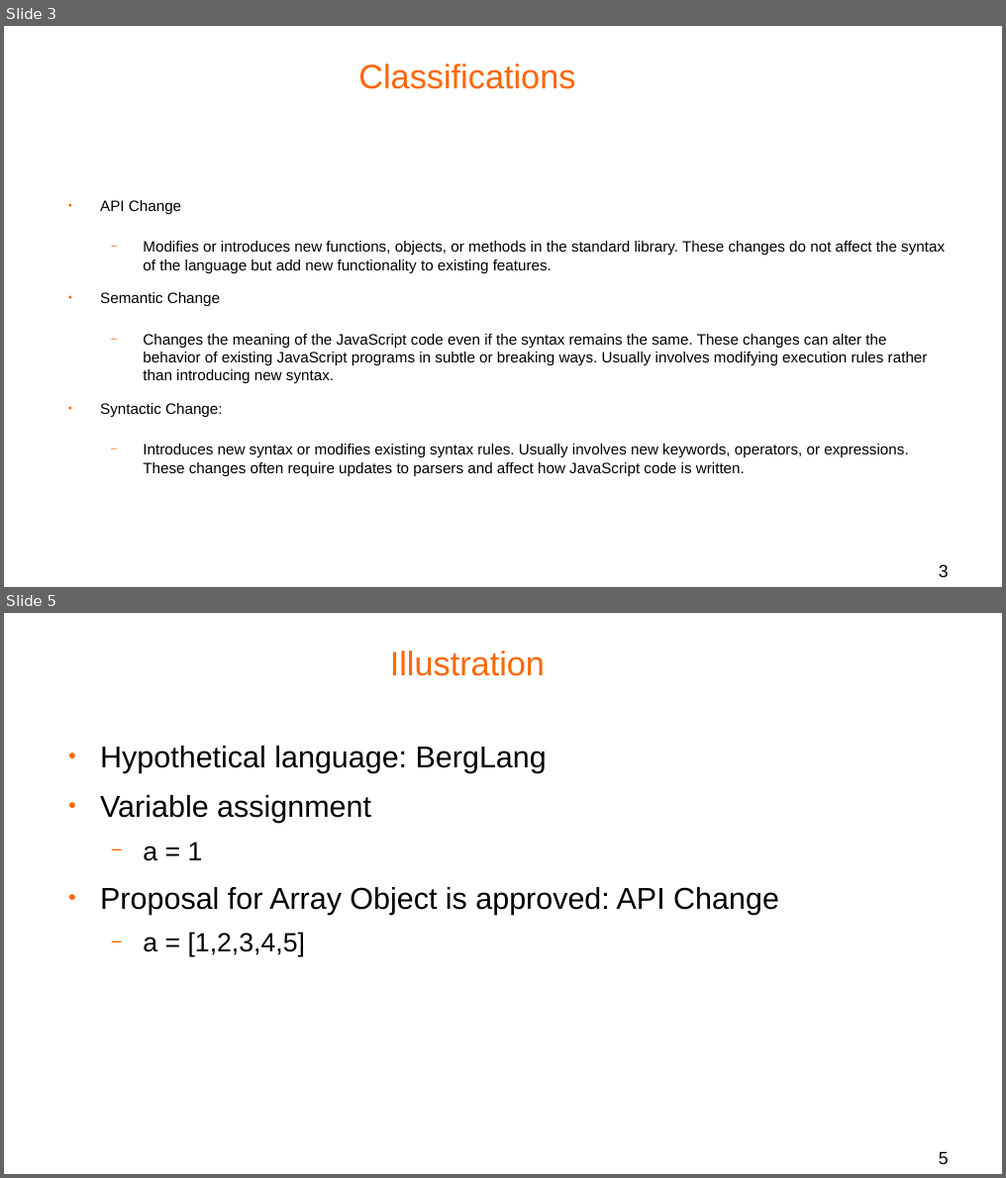
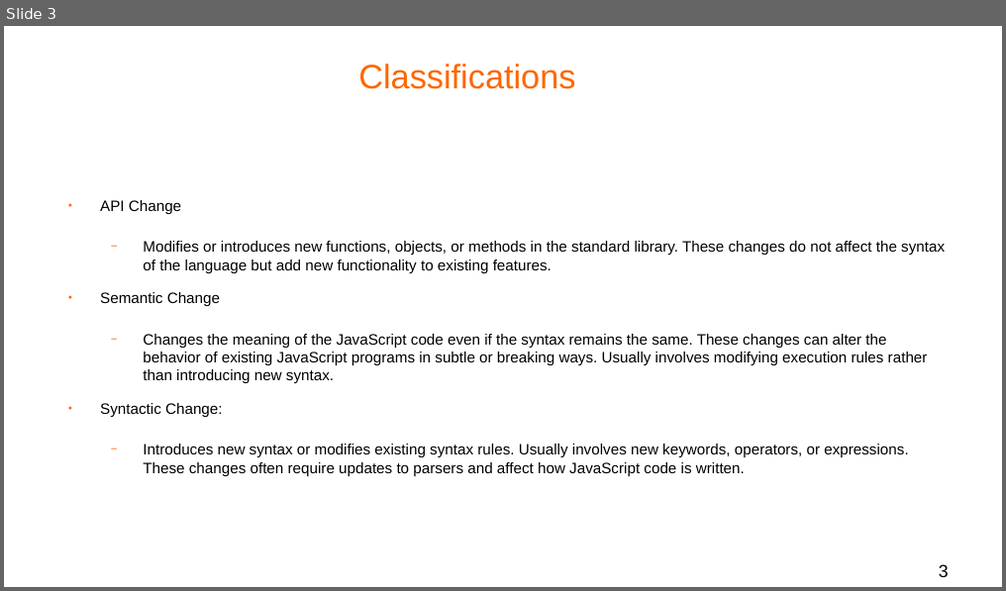
Before and after one commit to bldl/js-proposals, a slide deck: Data Analysis/Presentation/tc39 proposals observations.odp. Shown one above the other, each under a label of ours: slides 3 and 5 before the commit, slide 3 after it; the slides between them are not shown. The pictures are 1006x1178 and 1006x591 pixels, drawn with LibreOffice and Linux fonts; fonts in the diff are those of the drawing; background and template pictures are left out. Boxes give left, top, right and bottom in pixels: in the first picture for what was removed or moved away, otherwise in the second. Text is boxed around its words. In the diff, an @@ line names an element or a change of style, - is before the commit and + after.

```diff
--- a/Data Analysis/Presentation/tc39 proposals observations.odp
+++ b/Data Analysis/Presentation/tc39 proposals observations.odp
@@ slide 5 removed at [4, 613, 1002, 1174], background #FFFFFF @@
@@ title removed at [390, 651, 545, 676] @@
-Illustration
@@ text removed at [100, 746, 779, 958] @@
-● Hypothetical language: BergLang
-● Variable assignment
-  − a = 1
-● Proposal for Array Object is approved: API Change
-  − a = [1,2,3,4,5]
@@ page number removed at [939, 1152, 948, 1164] @@
-5
```
Also in this commit, not shown: 1 slide changed, 2 slides added, 3 other files.
